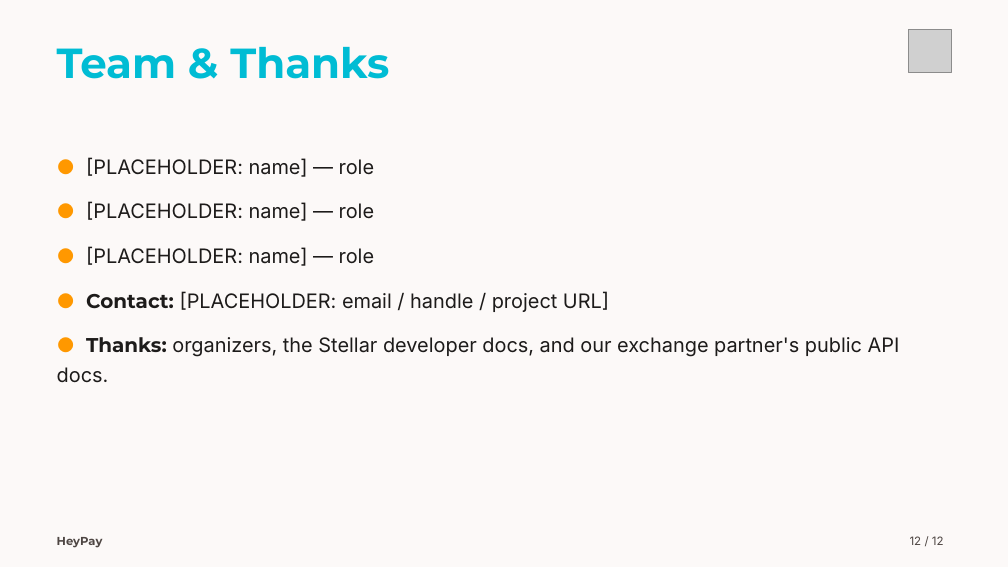
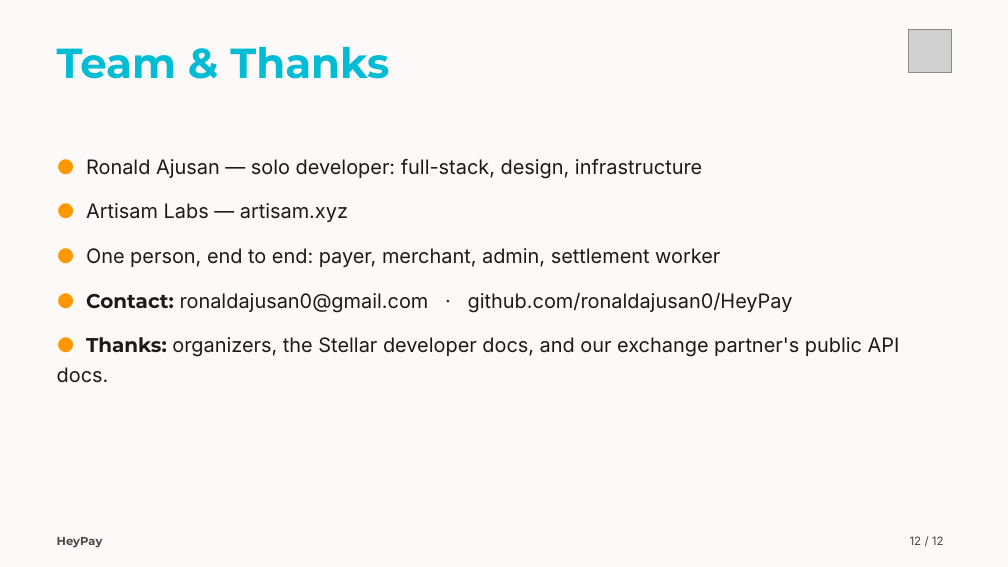
Before and after one commit to ronaldajusan0/HeyPay, a slide deck: slide 12 of docs/pitch-deck-v3.pptx. Drawn at 1008x567 pixels with LibreOffice and Linux fonts; fonts in the diff are those of the drawing; grey boxes stand for pictures. Boxes give left, top, right and bottom in pixels: in the first picture for what was removed or moved away, otherwise in the second. Text is boxed around its words. In the diff, an @@ line names an element or a change of style, - is before the commit and + after.

```diff
--- a/docs/pitch-deck-v3.pptx
+++ b/docs/pitch-deck-v3.pptx
@@ text at <box>86,159,793,313</box>: text changed @@
-● [PLACEHOLDER: name] — role
-● [PLACEHOLDER: name] — role
-● [PLACEHOLDER: name] — role
-● Contact: [PLACEHOLDER: email / handle / project URL]
+● Ronald Ajusan — solo developer: full-stack, design, infrastructure
+● Artisam Labs — artisam.xyz
+● One person, end to end: payer, merchant, admin, settlement worker
+● Contact: ronaldajusan0@gmail.com · github.com/ronaldajusan0/HeyPay
```
Also in this commit, not shown: 1 other slide changed, 6 other files.
